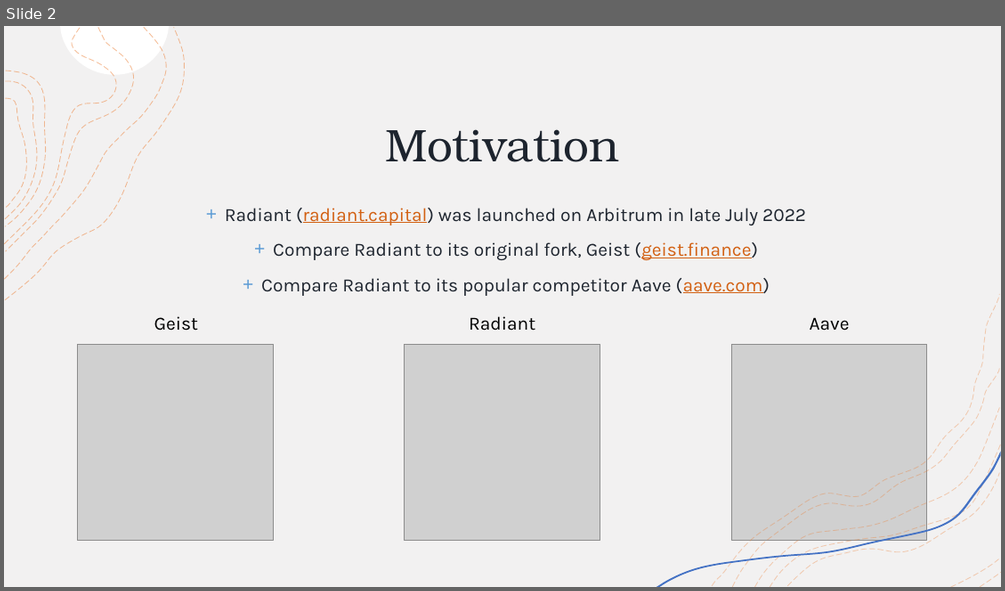
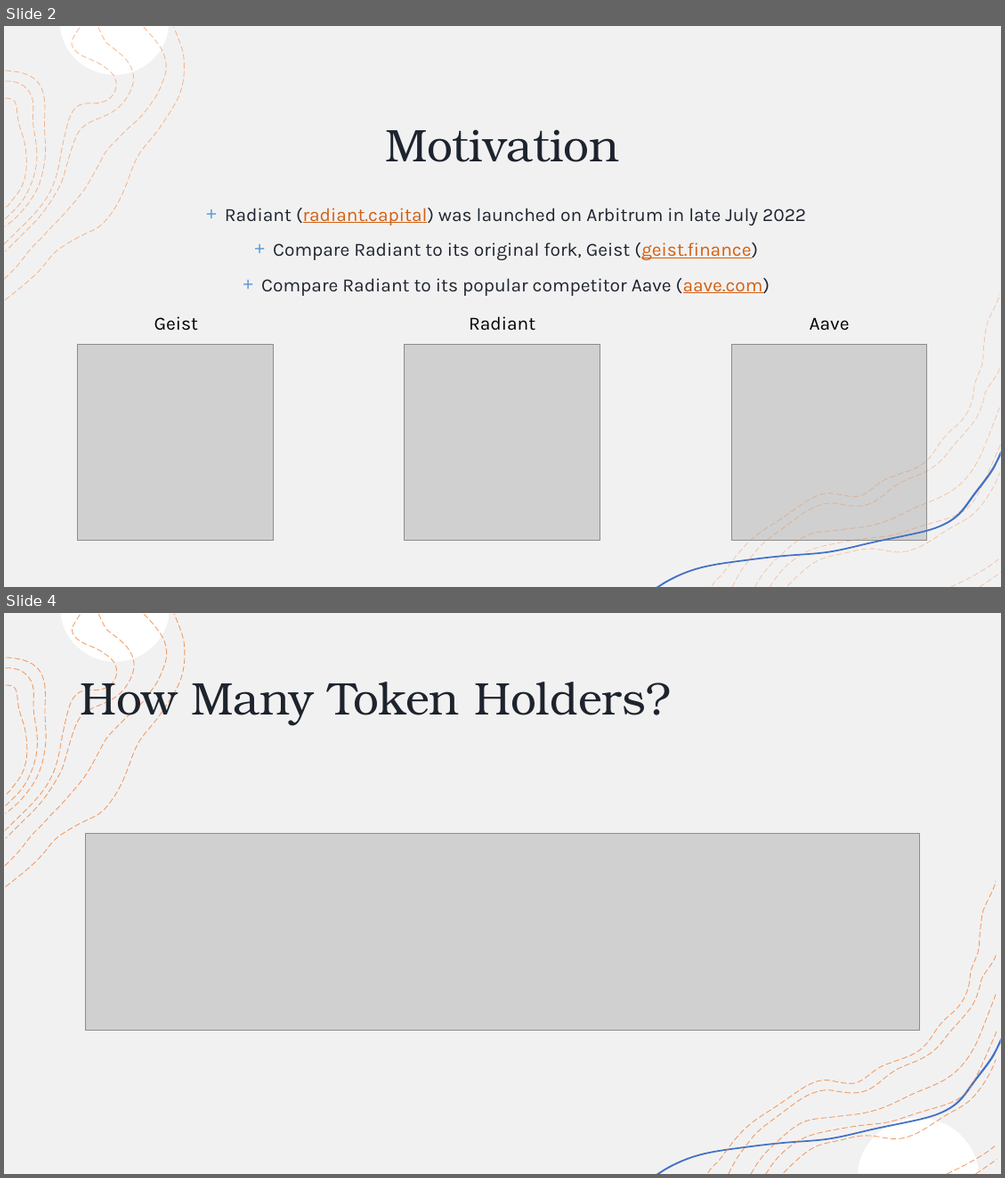
Before and after one commit to tmccurbin/defi-data-analysis, a slide deck: presentation.pptx. Shown one above the other, each under a label of ours: slide 2 before the commit, slides 2 and 4 after it; the slides between them are not shown. The pictures are 1005x591 and 1005x1178 pixels, drawn with LibreOffice and Linux fonts; fonts in the diff are those of the drawing; grey boxes stand for pictures. Boxes give left, top, right and bottom in pixels: in the first picture for what was removed or moved away, otherwise in the second. Text is boxed around its words. In the diff, an @@ line names an element or a change of style, - is before the commit and + after.

```diff
--- a/presentation.pptx
+++ b/presentation.pptx
@@ slide 4 added at (4,613,1001,1174), background #FFFFFF; not listed: 11 template elements that a slide beside it also shows @@
@@ rectangle added at (4,613,1001,1174), fill #F2F1F1, outline #F2F2F2 1 pt @@
@@ group added at (6,615,185,887): 4 freeform shapes @@
@@ title added at (80,672,671,726), 44 pt, text #1D242E @@
+How Many Token Holders?
@@ picture added at (86,834,919,1030) @@
@@ freeform shape added at (708,881,996,1172), outline #ED7D31 0.75 pt dashed @@
@@ freeform shape added at (784,1060,995,1172), outline #ED7D31 0.75 pt dashed @@
```
Also in this commit, not shown: 1 slide changed, 4 other slides added.
